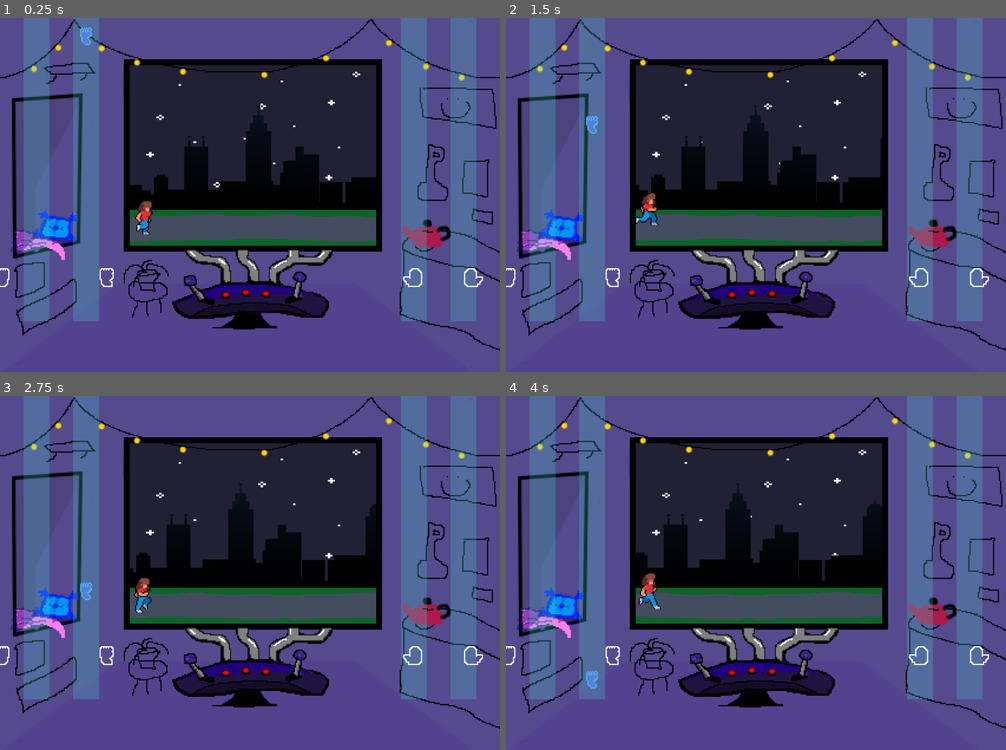
Above: before the commit, frames 1-4 (two rows, left to right).
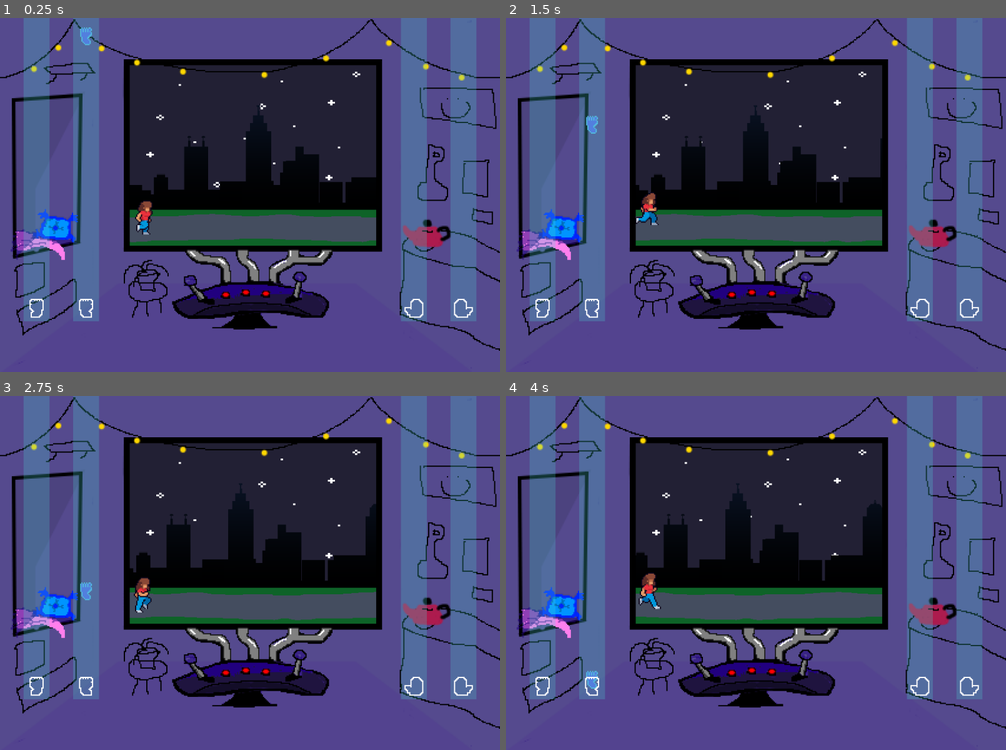
Above: after the commit, the same moments.

Repository: SlickleCode/GMTK2024
Game: Godot game, scene res://main.tscn
Two runs of this game, one before a commit and one after it. Both use one fixed random seed, a clock stepped at 60 frames per second and the inputs below. Sound files missing from this copy of the repository are replaced by a short silence.
Inputs:
- Up to frame 1 (0.25 s): no input
- Up to frame 2 (1.5 s): hold K (right_hand) 0.53-1.28 s; hold J (left_hand) from 1.28 s (still down)
- Up to frame 3 (2.75 s): release J (left_hand) at 2.03 s; hold K (right_hand) from 2.03 s (still down)
- Up to frame 4 (4 s): release K (right_hand) at 3.53 s; hold J (left_hand) from 3.53 s (still down)

The runs differ from the first frame. In frame 1, 0.5% of the frame differs, in the area x 0-97%, y 70-85%; in frame 2, 0.5%; in frame 3, 0.5%; in frame 4, 0.5%.

Commit message:
centered input slots

Diff:
--- a/main.tscn
+++ b/main.tscn
@@ -184,7 +184,8 @@
 [node name="InputManager" type="Node2D" parent="."]
 
 [node name="LeftLegInputSpot" type="Area2D" parent="InputManager"]
-position = Vector2(2, 220)
+position = Vector2(31, 246)
+metadata/_edit_group_ = true
 
 [node name="CollisionShape2D" type="CollisionShape2D" parent="InputManager/LeftLegInputSpot"]
 shape = SubResource("RectangleShape2D_ehd4f")
@@ -193,7 +194,8 @@
 texture = ExtResource("33_aeh84")
 
 [node name="RightLegInputSpot" type="Area2D" parent="InputManager"]
-position = Vector2(90.5, 220)
+position = Vector2(73, 246)
+metadata/_edit_group_ = true
 
 [node name="CollisionShape2D" type="CollisionShape2D" parent="InputManager/RightLegInputSpot"]
 shape = SubResource("RectangleShape2D_wq5g8")
@@ -202,7 +204,8 @@
 texture = ExtResource("34_s101w")
 
 [node name="LeftHandInputSpot" type="Area2D" parent="InputManager"]
-position = Vector2(350, 220)
+position = Vector2(351, 246)
+metadata/_edit_group_ = true
 
 [node name="CollisionShape2D" type="CollisionShape2D" parent="InputManager/LeftHandInputSpot"]
 shape = SubResource("RectangleShape2D_r2iw0")
@@ -211,7 +214,8 @@
 texture = ExtResource("35_5islh")
 
 [node name="RightHandInputSpot" type="Area2D" parent="InputManager"]
-position = Vector2(401.5, 220)
+position = Vector2(393, 246)
+metadata/_edit_group_ = true
 
 [node name="CollisionShape2D" type="CollisionShape2D" parent="InputManager/RightHandInputSpot"]
 shape = SubResource("RectangleShape2D_06fb3")
